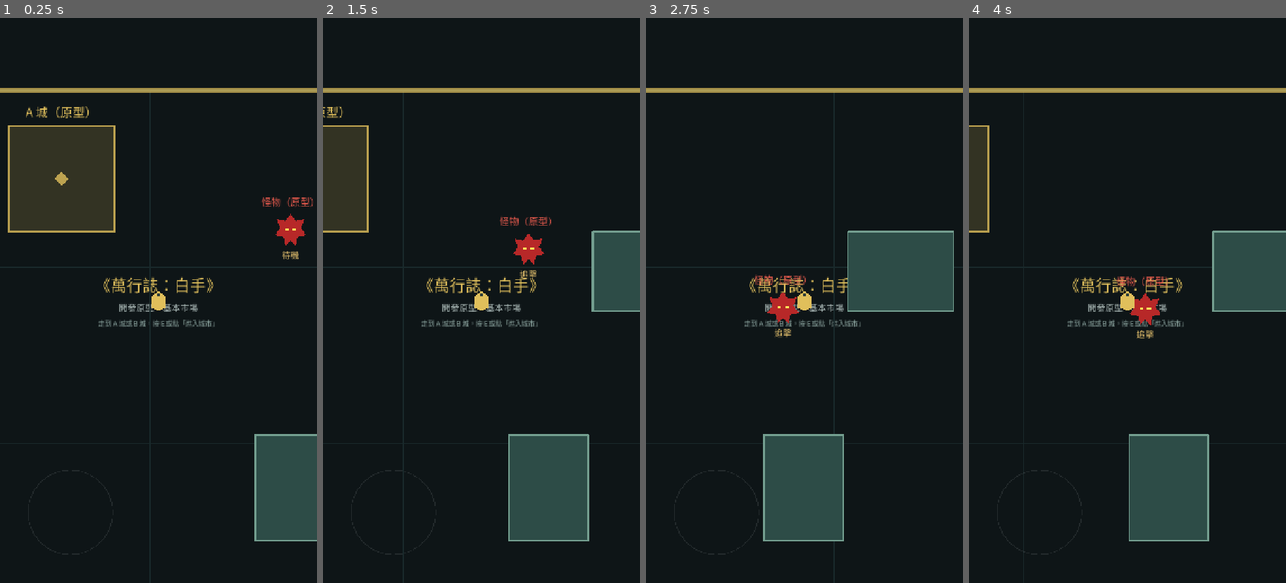
Above: before the commit, frames 1-4 (left to right).
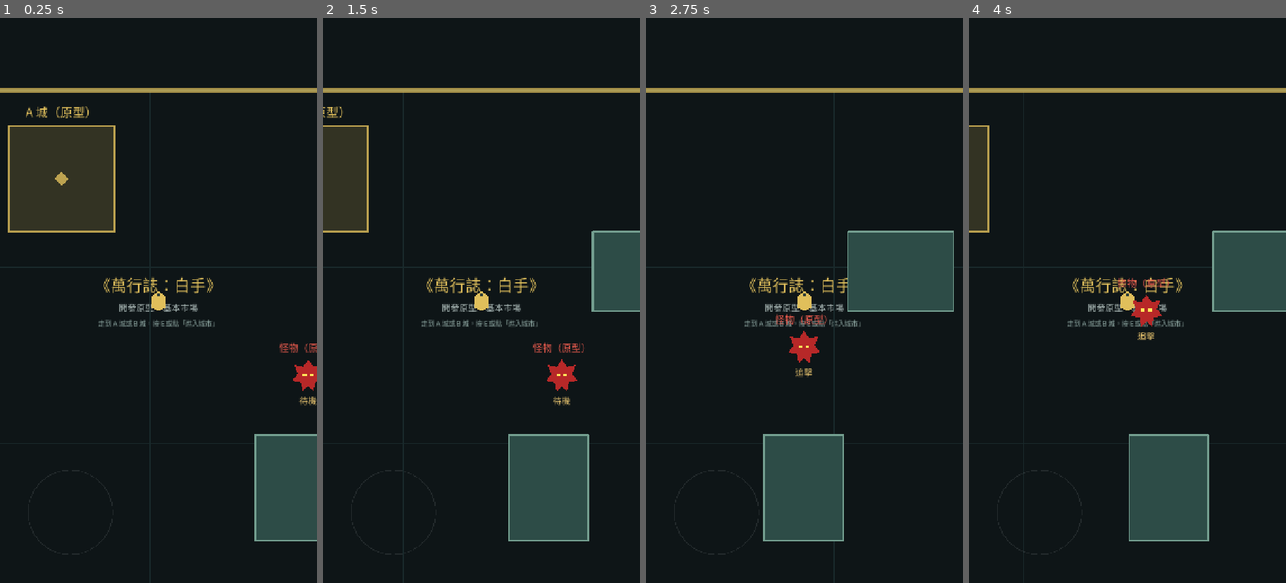
Above: after the commit, the same moments.

Repository: 8tdgdvs26d-netizen/project-gersang-mobile
Game: Godot game, scene res://scenes/main.tscn
Two runs of this game, one before a commit and one after it. Both use one fixed random seed, a clock stepped at 60 frames per second and the inputs below.
Inputs (mouse positions are in pixels of both pictures, inside the frame that each line leads up to):
- Up to frame 1 (0.25 s): no input
- Up to frame 2 (1.5 s): tap Enter at 0.5 s; move the mouse to (551, 272) at 0.52 s; hold D (move_right) 0.53-1.25 s; hold E (interact) 0.53-1.25 s; click (551, 272) at 0.67 s; drag from (418, 328) to (538, 238) at 1.27 s
- Up to frame 3 (2.75 s): move the mouse to (836, 176) at 2.02 s; hold D (move_right) from 2.03 s (still down); hold E (interact) from 2.03 s (still down)
- Up to frame 4 (4 s): release D (move_right) at 2.75 s; release E (interact) at 2.75 s; drag from (1111, 413) to (1032, 215) at 2.77 s; tap Space at 3.5 s; move the mouse to (1222, 385) at 3.52 s; hold A (move_left) from 3.53 s (still down); hold E (interact) from 3.53 s (still down)

The runs differ from the first frame. In frame 1, 1.0% of the frame differs, in the area x 82-100%, y 31-69%; in frame 2, 1.0%, in the area x 55-83%, y 35-69%; in frame 3, 1.0%; in frame 4, 0.3%.

Commit message:
fix(godot): safe city exit and new prototype monster home (WT02 review)
Aggro radius 250 -> 200 px and the monster's home moves from (720, 320)
to (760, 650): a stand-in low-level threat spot away from City A's exit,
between the two obstacles and never straight behind one (a return home
can always slide around them), 372 px from the new-game spawn.

City A's return point is now 501 px from home (was 216, inside the old
aggro radius), so leaving any city never starts a chase. Leash, speeds,
state loop, collision, WORLD-only gating, contact and saves unchanged.

Tests: WT02 adds placement checks (bounds, obstacles, city triggers,
every return point outside aggro + 100 px, deliberate walk-in chase,
no chase after leaving City A / B); WT01's walk path follows the new
position.

Co-Authored-By: Claude Opus 5.5 <noreply@anthropic.com>
Claude-Session: https://claude.ai/code/session_01CPuDgFREwJNYYd7guvJZ5v

Diff:
--- a/godot/scripts/world_layout.gd
+++ b/godot/scripts/world_layout.gd
@@ -27,8 +27,11 @@
 	"B": Vector2(39460.0, 200.0),
 }
 
-## World Threat WT01: the single prototype monster. Fixed identity and fixed
-## position (layout data, never random): near the default spawn and City A,
-## clear of both obstacles, City A's entry trigger and its return point.
+## World Threat: the single prototype monster. Fixed identity and fixed home
+## (layout data, never random). WT02 review: a stand-in low-level threat spot
+## away from City A's exit, a short walk from the default spawn (372 px),
+## between the two obstacles and never straight behind one (so returning home
+## can always slide around them). Every city return point stays far outside
+## its aggro radius (City A's: 501 px), so leaving a city never starts a chase.
 const PROTOTYPE_MONSTER_ID := "prototype_monster_01"
-const PROTOTYPE_MONSTER_POSITION := Vector2(720.0, 320.0)
+const PROTOTYPE_MONSTER_POSITION := Vector2(760.0, 650.0)
--- a/godot/scripts/world_monster.gd
+++ b/godot/scripts/world_monster.gd
@@ -23,7 +23,7 @@
 enum State { IDLE, CHASE, RETURNING }
 
 ## The player must come this close to the idle monster to be chased.
-const AGGRO_RADIUS := 250.0
+const AGGRO_RADIUS := 200.0
 ## The chase ends once the player is farther than this from the monster's home.
 const LEASH_RADIUS := 450.0
 ## Chase and return speed in px/s (the player walks at 220 px/s).
--- a/godot/tests/verify_wt01_visible_monster.gd
+++ b/godot/tests/verify_wt01_visible_monster.gd
@@ -7,7 +7,7 @@
 const TEST_SAVE := "user://wt01_visible_monster_test_save.json"
 const T0 := 1800000000000
 const MONSTER_ID := "prototype_monster_01"
-const MONSTER_POS := Vector2(720.0, 320.0)
+const MONSTER_POS := Vector2(760.0, 650.0)
 const CONTACT_RADIUS := 48.0
 const PLAYER_SIZE := Vector2(32, 48)
 const PLAYER_OFFSET := Vector2(0, -24)
@@ -115,11 +115,13 @@
 	monster.player_contacted.connect(_on_contact)
 	var player := _player(main)
 	_check(player.global_position == PlayerLocation.DEFAULT_WORLD_SPAWN, "New game starts at the spawn (%s)" % player.global_position)
-	var frames := await _walk(player, "move_right", func() -> bool: return player.global_position.x >= MONSTER_POS.x)
-	_check(frames < 300 and absf(player.global_position.y - 500.0) < 1.0, "Walked right from the spawn unobstructed (%d frames)" % frames)
-	frames = await _walk(player, "move_up", func() -> bool: return _events.size() > 0)
-	_check(frames < 300 and _events == [MONSTER_ID], "Walking up reaches the monster and makes contact (%d frames, %s)" % [frames, str(_events)])
-	frames = await _walk(player, "move_up", func() -> bool: return player.global_position.y < MONSTER_POS.y - 150.0)
+	# WT02 review: the monster moved from (720, 320) to (760, 650), so the walk
+	# is now down, then right (was right, then up).
+	var frames := await _walk(player, "move_down", func() -> bool: return player.global_position.y >= MONSTER_POS.y)
+	_check(frames < 300 and absf(player.global_position.x - PlayerLocation.DEFAULT_WORLD_SPAWN.x) < 1.0, "Walked down from the spawn unobstructed (%d frames)" % frames)
+	frames = await _walk(player, "move_right", func() -> bool: return _events.size() > 0)
+	_check(frames < 300 and _events == [MONSTER_ID], "Walking right reaches the monster and makes contact (%d frames, %s)" % [frames, str(_events)])
+	frames = await _walk(player, "move_right", func() -> bool: return player.global_position.x > MONSTER_POS.x + 150.0)
 	_check(frames < 300 and _events.size() == 1 and not monster.is_in_contact(), "The player walks through and away normally; still one event")
 	await _destroy(main)
 	_delete(TEST_SAVE)
--- a/godot/tests/verify_wt02_aggro_chase.gd
+++ b/godot/tests/verify_wt02_aggro_chase.gd
@@ -7,12 +7,18 @@
 const TEST_SAVE := "user://wt02_aggro_chase_test_save.json"
 const T0 := 1800000000000
 const MONSTER_ID := "prototype_monster_01"
-const HOME := Vector2(720.0, 320.0)
+## WT02 review: moved from (720, 320), away from City A's exit.
+const HOME := Vector2(760.0, 650.0)
 const PLAYER_SPEED := 220.0
 const FAR := Vector2(3000.0, 3000.0)
 ## Just outside / inside the aggro radius, on the open ground east of home.
-const OUTSIDE_AGGRO := Vector2(980.0, 320.0)
-const INSIDE_AGGRO := Vector2(960.0, 320.0)
+const OUTSIDE_AGGRO := Vector2(980.0, 650.0)
+const INSIDE_AGGRO := Vector2(950.0, 650.0)
+## Leaving a city must leave at least this much room before the aggro edge.
+const CITY_EXIT_BUFFER := 100.0
+const PLAYER_SIZE := Vector2(32, 48)
+const PLAYER_OFFSET := Vector2(0, -24)
+const CONTACT_RADIUS := 48.0
 const RIGHT_OBSTACLE := Rect2(830.0, 460.0, 240.0, 40.0)
 
 var _checks := 0
@@ -26,13 +32,14 @@
 	_delete(TEST_SAVE)
 	_verify_static()
 	await _verify_start()
+	await _verify_placement()
 	await _verify_aggro_chase_disengage()
 	await _verify_obstacles()
 	await _verify_bounds()
 	await _verify_world_only()
 	await _verify_save()
 	_delete(TEST_SAVE)
-	_check(_sections_done.size() == 7, "Every test section must run to completion (%s)" % str(_sections_done))
+	_check(_sections_done.size() == 8, "Every test section must run to completion (%s)" % str(_sections_done))
 	if _failures == 0:
 		print("WT02 aggro chase verification passed (%d checks)" % _checks)
 	quit(1 if _failures > 0 else 0)
@@ -42,7 +49,7 @@
 
 func _verify_static() -> void:
 	_check(WorldLayout.PROTOTYPE_MONSTER_ID == MONSTER_ID and WorldLayout.PROTOTYPE_MONSTER_POSITION == HOME, "Stable id and home are layout data")
-	_check(WorldMonster.AGGRO_RADIUS == 250.0, "Aggro radius 250")
+	_check(WorldMonster.AGGRO_RADIUS == 200.0, "Aggro radius 200 (WT02 review: was 250)")
 	_check(WorldMonster.LEASH_RADIUS == 450.0 and WorldMonster.LEASH_RADIUS >= WorldMonster.AGGRO_RADIUS + 150.0, "Leash 450, well beyond the aggro radius")
 	_check(WorldMonster.MOVE_SPEED == 160.0 and WorldMonster.MOVE_SPEED < PLAYER_SPEED, "Chase speed 160 px/s, slower than the player")
 	_check(WorldMonster.CHASE_STOP_DISTANCE < 48.0, "The chase closes into contact range")
@@ -80,6 +87,41 @@
 	_sections_done.append("start")
 
 
+# --- Placement (WT02 review) ------------------------------------------------------------------------
+
+func _verify_placement() -> void:
+	var main := await _new_main("")
+	var monster := _monster(main)
+	var player := _player(main)
+	_check(PlayerLocation.is_valid_world_position(HOME) and WorldBoundary.BOUNDS.grow(-WorldMonster.BODY_RADIUS).has_point(HOME), "Home is inside the playable world bounds")
+	_check(not _overlaps_static(main, HOME + PLAYER_OFFSET, PLAYER_SIZE), "No obstacle under a player standing on home")
+	_check(not _circle_hits_static(main, HOME, CONTACT_RADIUS), "The contact area overlaps no obstacle")
+	_check(not _monster_in_obstacle(main, monster, 0.0), "The monster's body is clear of obstacles at home")
+	for city in WorldLayout.ACTIVE_CITY_IDS:
+		var marker := main.get_node("Cities/City%s" % city) as CityMarker
+		var trigger := ((marker.get_node("TriggerShape") as CollisionShape2D).shape as CircleShape2D).radius
+		_check(HOME.distance_to(marker.global_position) > trigger + WorldMonster.AGGRO_RADIUS, "City %s's entry trigger is entirely outside the aggro radius" % city)
+		var exit: Vector2 = WorldLayout.CITY_RETURN_POINTS[city]
+		_check(exit.distance_to(HOME) > WorldMonster.AGGRO_RADIUS + CITY_EXIT_BUFFER, "City %s's return point is %.0f px from home: safely outside the aggro radius" % [city, exit.distance_to(HOME)])
+		_check(exit.distance_to(HOME) > CONTACT_RADIUS + WorldMonster.AGGRO_RADIUS, "City %s's return point is clear of the monster" % city)
+	_check(PlayerLocation.DEFAULT_WORLD_SPAWN.distance_to(HOME) > WorldMonster.AGGRO_RADIUS + CITY_EXIT_BUFFER and PlayerLocation.DEFAULT_WORLD_SPAWN.distance_to(HOME) < 600.0, "A short walk from the new-game spawn, which is safely outside the aggro radius")
+	# Reachable with normal movement, and the chase starts only once the player
+	# deliberately walks into the radius.
+	_listen(monster)
+	var frames := await _walk(player, "move_down", func() -> bool: return player.global_position.y >= HOME.y)
+	_check(frames < 300 and _states.is_empty(), "Walked down from the spawn: still outside the radius, idle (%d frames)" % frames)
+	var entered_at := [0.0]
+	frames = await _walk(player, "move_right", func() -> bool:
+		if _states.is_empty():
+			entered_at[0] = player.global_position.distance_to(HOME)
+			return false
+		return true)
+	_check(frames < 300 and _states == [WorldMonster.State.CHASE], "Walking right toward the monster starts the chase (%d frames)" % frames)
+	_check(entered_at[0] <= WorldMonster.AGGRO_RADIUS and entered_at[0] > WorldMonster.AGGRO_RADIUS - 10.0, "The chase starts at the aggro edge (%.1f px)" % entered_at[0])
+	await _destroy(main)
+	_sections_done.append("placement")
+
+
 # --- Aggro, chase, contact, disengage, return, second cycle -----------------------------------------
 
 func _verify_aggro_chase_disengage() -> void:
@@ -180,10 +222,10 @@
 	var monster := _monster(main)
 	var player := _player(main)
 	_listen(monster)
-	# Start a chase, then put the player straight behind the right obstacle.
-	player.global_position = Vector2(900.0, 330.0)
+	# Start a chase, then put the player straight behind (above) the right obstacle.
+	player.global_position = Vector2(900.0, 560.0)
 	await _frames(60)
-	var behind := Vector2(950.0, 580.0)
+	var behind := Vector2(950.0, 400.0)
 	_check(behind.distance_to(HOME) < WorldMonster.LEASH_RADIUS and not _overlaps_static(main, behind + Vector2(0, -24), Vector2(32, 48)), "Test setup: a clear spot behind the obstacle inside the leash")
 	player.global_position = behind
 	var clean := true
@@ -195,19 +237,20 @@
 	_check(touched, "The chase ran up against the obstacle (within 1 px)")
 	_check(clean, "The monster never entered an obstacle while chasing")
 	_check(monster.get_state() == WorldMonster.State.CHASE, "Still chasing behind the obstacle")
-	# Returning from straight below the obstacle (test setup puts the monster
-	# there): it slides along it and around, never through.
-	var below := Vector2(950.0, 540.0)
-	monster.global_position = below
+	# Returning from straight above the obstacle, home being below it (test
+	# setup puts the monster there): it slides along it and around, never
+	# through, and home is never straight behind it (no dead end).
+	var above := Vector2(950.0, 420.0)
+	monster.global_position = above
 	player.global_position = FAR
-	_check(not _monster_in_obstacle(main, monster) and RIGHT_OBSTACLE.has_point(Vector2(below.x, RIGHT_OBSTACLE.get_center().y)), "Test setup: the monster is clear, directly below the obstacle")
+	_check(not _monster_in_obstacle(main, monster) and RIGHT_OBSTACLE.has_point(Vector2(above.x, RIGHT_OBSTACLE.get_center().y)), "Test setup: the monster is clear, directly above the obstacle")
 	var frames := 0
 	clean = true
 	while monster.get_state() != WorldMonster.State.IDLE and frames < 900:
 		await physics_frame
 		frames += 1
 		clean = clean and not _monster_in_obstacle(main, monster)
-	_check(clean and frames < 900 and monster.global_position == HOME, "Returns home from below the obstacle without passing through it (%d frames)" % frames)
+	_check(clean and frames < 900 and monster.global_position == HOME, "Returns home from above the obstacle without passing through it (%d frames)" % frames)
 	await _destroy(main)
 	_sections_done.append("obstacles")
 
@@ -272,15 +315,14 @@
 	_check(main.current_city_id == "B" and main.leave_city() and main.location.is_in_world(), "Arrived in B and left to the world")
 	_check(monster.is_threat_active() and monster.global_position == HOME and monster.get_state() == WorldMonster.State.IDLE, "Back in WORLD: active, at home, IDLE")
 	await _frames(60)
-	_check(monster.global_position == HOME and _states.is_empty(), "Back in WORLD at B's return point: stays idle")
-	# City A's return point is inside the aggro radius: leaving A always starts
-	# from home / IDLE and then deterministically begins one chase.
+	_check(monster.global_position == HOME and _states.is_empty(), "Leaving City B: no chase starts, stays idle at home")
+	# WT02 review: leaving City A gives a safe exit too (no immediate chase).
 	player.global_position = WorldLayout.CITY_ANCHORS["A"]
 	await _frames(300)
 	_states.clear()
 	_check(main.try_enter_city() and main.leave_city() and monster.global_position == HOME and monster.get_state() == WorldMonster.State.IDLE, "Leaving City A: the monster starts at home, IDLE")
-	await _frames(3)
-	_check(_states == [WorldMonster.State.CHASE], "City A's return point is inside the radius: exactly one chase starts (%s)" % str(_states))
+	await _frames(120)
+	_check(_states.is_empty() and monster.global_position == HOME and _events.is_empty(), "Leaving City A: no chase starts (%s)" % str(_states))
 	await _destroy(main)
 	_delete(TEST_SAVE)
 	_sections_done.append("world_only")
@@ -292,7 +334,7 @@
 	var main := await _new_main(TEST_SAVE, T0)
 	var monster := _monster(main)
 	var player := _player(main)
-	player.global_position = Vector2(960.5, 320.25)
+	player.global_position = Vector2(950.5, 650.25)
 	await _frames(40)
 	_check(monster.get_state() == WorldMonster.State.CHASE and monster.global_position != HOME, "Test setup: saving mid-chase")
 	_check(main.save_world_position(), "Exact world position saves")
@@ -307,7 +349,7 @@
 	root.add_child(main)
 	monster = _monster(main)
 	_check(monster.global_position == HOME and monster.get_state() == WorldMonster.State.IDLE, "Reload rebuilds the monster at home, IDLE")
-	_check(main.get_world_position() == Vector2(960.5, 320.25), "Reload restores the exact player position")
+	_check(main.get_world_position() == Vector2(950.5, 650.25), "Reload restores the exact player position")
 	await _frames(10)
 	_check(FileAccess.get_file_as_string(TEST_SAVE) == text, "Loading and the new chase do not rewrite the save")
 	await _destroy(main)
@@ -344,6 +386,18 @@
 	return false
 
 
+func _circle_hits_static(main: Node, center: Vector2, radius: float) -> bool:
+	var query := PhysicsShapeQueryParameters2D.new()
+	var circle := CircleShape2D.new()
+	circle.radius = radius
+	query.shape = circle
+	query.transform = Transform2D(0.0, center)
+	for hit in main.get_world_2d().direct_space_state.intersect_shape(query, 32):
+		if hit["collider"] is StaticBody2D:
+			return true
+	return false
+
+
 func _overlaps_static(main: Node, center: Vector2, size: Vector2) -> bool:
 	var query := PhysicsShapeQueryParameters2D.new()
 	var rect := RectangleShape2D.new()
Not shown, changed: godot/README.md
